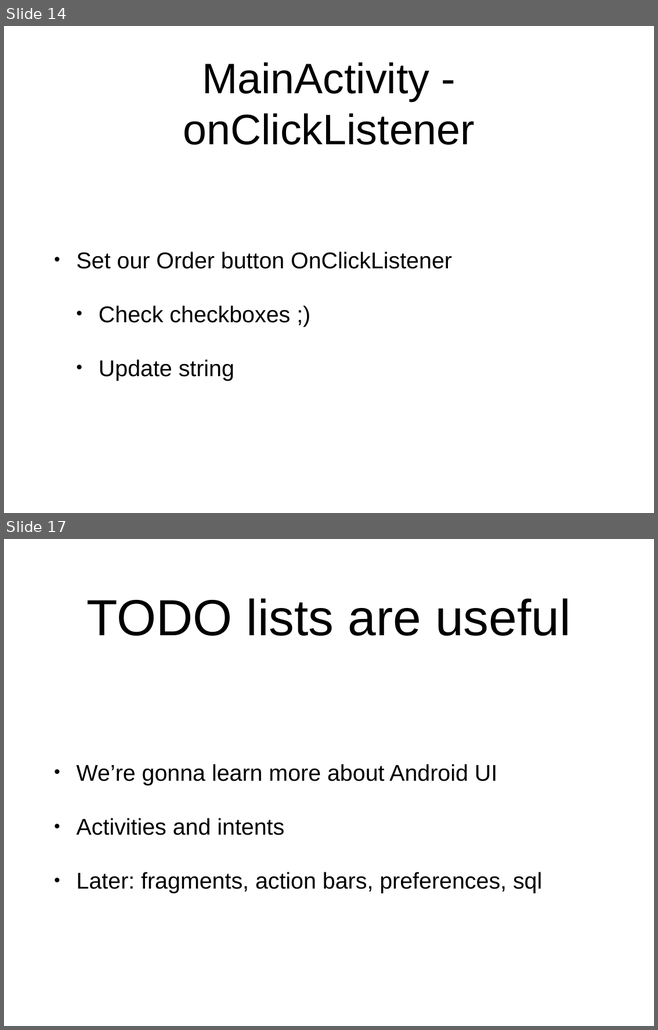
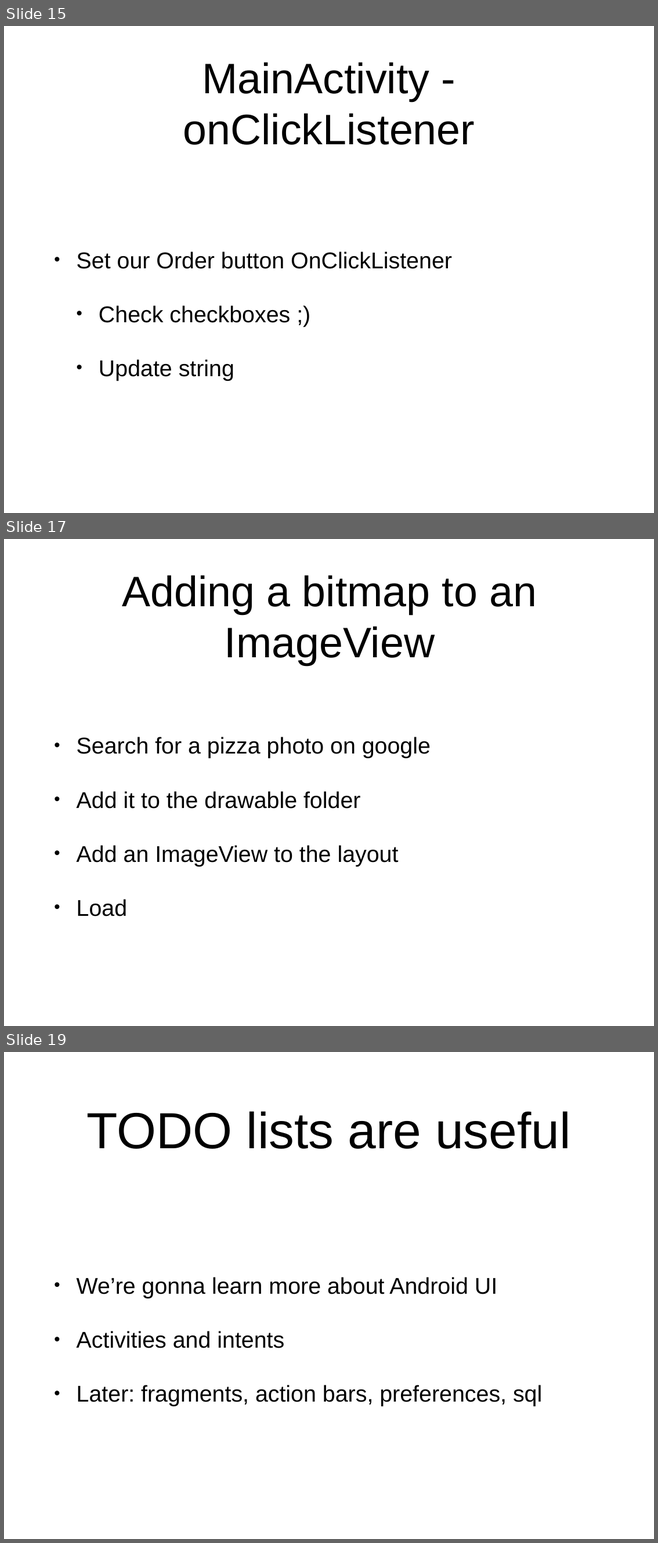
Before and after one commit to SerjSmor/AndroidSweatshop, a slide deck: Slides/Sweatshop 2/Workshop 2.pptx. Shown one above the other, each under a label of ours: slides 14 and 17 before the commit, slides 15, 17 and 19 after it; the slides between them are not shown. The pictures are 658x1030 and 658x1543 pixels, drawn with LibreOffice and Linux fonts; fonts in the diff are those of the drawing; background and template pictures are left out. Boxes give left, top, right and bottom in pixels: in the first picture for what was removed or moved away, otherwise in the second. Text is boxed around its words. In the diff, an @@ line names an element or a change of style, - is before the commit and + after.

```diff
--- a/Slides/Sweatshop 2/Workshop 2.pptx
+++ b/Slides/Sweatshop 2/Workshop 2.pptx
@@ slide 17 added at [4, 539, 654, 1026], background #FFFFFF @@
@@ title added at [122, 575, 536, 665], 67.2 pt, text #000000 @@
+Adding a bitmap to an ImageView
@@ text added at [76, 737, 430, 917], 36 pt, text #000000 @@
+• Search for a pizza photo on google
+• Add it to the drawable folder
+• Add an ImageView to the layout
+• Load
@@ what was slide 14 is now slide 15 @@
@@ what was slide 17 is now slide 19 @@
```
Also in this commit, not shown: 1 slide changed, 8 other slides added, 3 slides removed, 35 other files.
